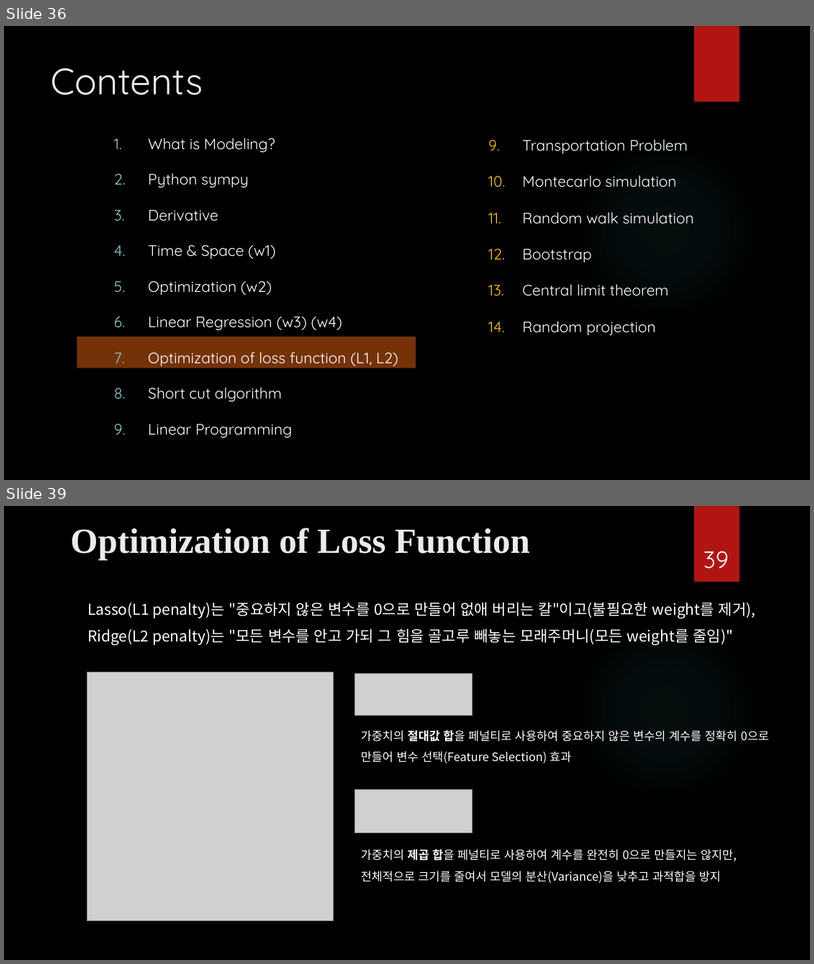
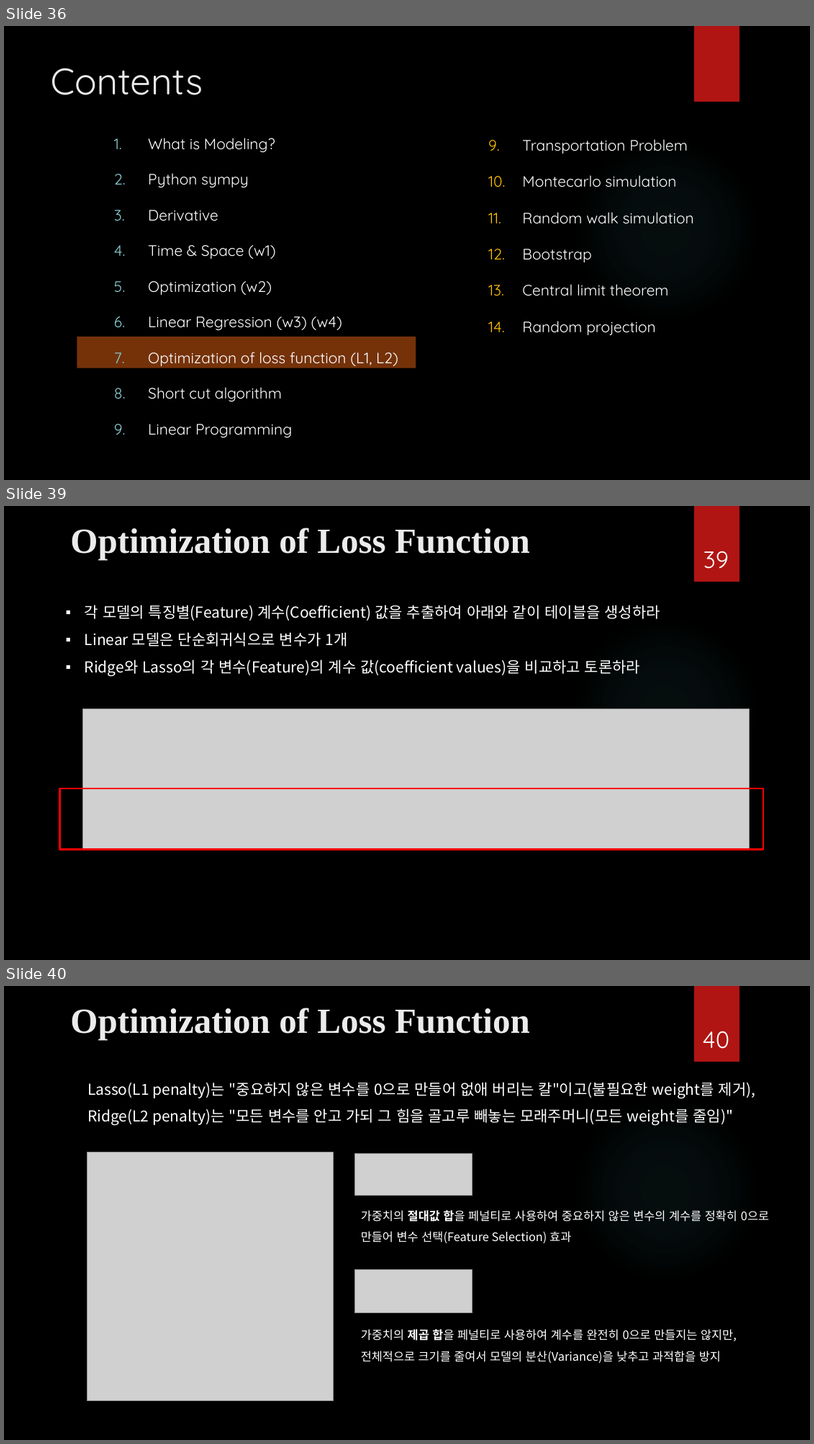
Before and after one commit to ancestor9/mathematics-for-machine-learning, a slide deck: Calculus/Modeling_Simulation_1.pptx. Shown one above the other, each under a label of ours: slides 36 and 39 before the commit, slides 36, 39 and 40 after it; the slides between them are not shown. The pictures are 814x964 and 814x1444 pixels, drawn with LibreOffice and Linux fonts; fonts in the diff are those of the drawing; grey boxes stand for pictures; background and template pictures are left out. Boxes give left, top, right and bottom in pixels: in the first picture for what was removed or moved away, otherwise in the second. Text is boxed around its words. In the diff, an @@ line names an element or a change of style, - is before the commit and + after.

```diff
--- a/Calculus/Modeling_Simulation_1.pptx
+++ b/Calculus/Modeling_Simulation_1.pptx
@@ slide 39 added at [4,506,810,960], background picture (left out); not listed: 2 template elements that a slide beside it also shows @@
@@ title added at [70,528,530,560], 42 pt, text #EBEBEB, bold @@
+Optimization of Loss Function
@@ page number added at [704,551,729,569], 28 pt, text #FFFFFF @@
+39
@@ text added at [85,605,661,676], 18 pt, text #FFFFFF @@
+▪ 각 모델의 특징별(Feature) 계수(Coefficient) 값을 추출하여 아래와 같이 테이블을 생성하라
+▪ Linear 모델은 단순회귀식으로 변수가 1개
+▪ Ridge와 Lasso의 각 변수(Feature)의 계수 값(coefficient values)을 비교하고 토론하라
@@ picture added at [82,708,749,849] @@
@@ rectangle added at [59,788,764,849], outline #FF0000 2.25 pt @@
@@ what was slide 39 is now slide 40 @@
@@ page number at [703,1031,730,1049]: text changed @@
-39
+40
```
Also in this commit, not shown: 2 slides changed, 3 other slides added.
